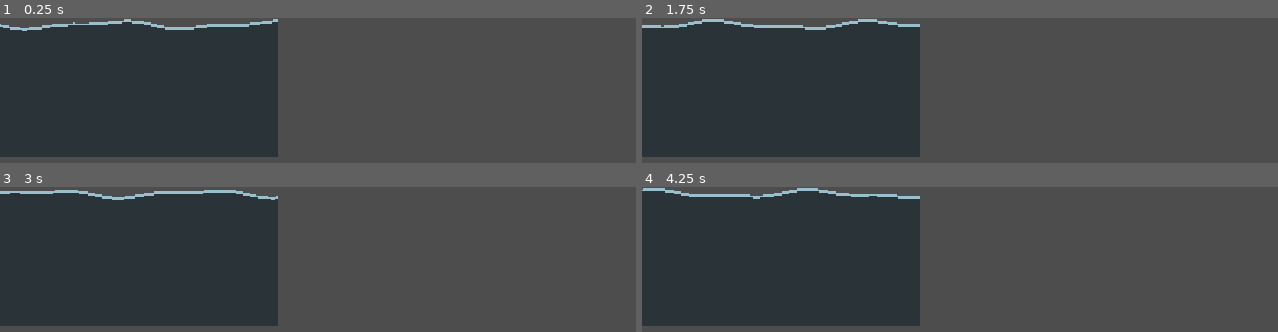
Above: before the commit, frames 1-4 (two rows, left to right).
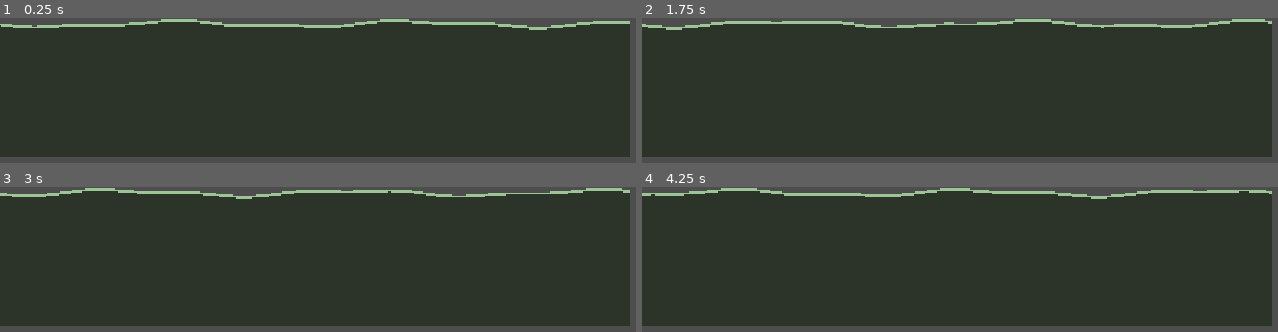
Above: after the commit, the same moments.

Repository: EthanGrane/Jamopithecus
Game: Godot game, scene res://GAME/Water/agua.tscn
Same seed, same stepped clock (60 frames per second), same inputs: the game is played once before the commit and once after it. This scene is started directly instead of the project's main scene.
Inputs:
- Up to frame 1 (0.25 s): no input
- Up to frame 2 (1.75 s): hold D (Right) from 0.53 s (still down); tap Space (Lanzar) at 0.6, 1.35 s; tap W (Salto) at 0.77, 1.52 s
- Up to frame 3 (3 s): release D (Right) at 2.03 s; hold A (Left) 2.03-2.78 s; tap Space (Lanzar) at 2.1, 2.85 s; hold D (Right) from 2.78 s (still down)
- Up to frame 4 (4.25 s): keep holding D (Right); tap W (Salto) at 3.02, 3.77 s; tap Space (Lanzar) at 3.6 s

The runs differ from the first frame. In frame 1, 53% of the frame differs, in the area x 0-100%, y 0-96%; in frame 2, 53%; in frame 3, 53%; in frame 4, 53%.

Commit message:
Player sprites changed

Diff:
--- a/GAME/Water/agua.gdshader
+++ b/GAME/Water/agua.gdshader
@@ -1,36 +1,61 @@
 shader_type canvas_item;
+
+// Agua sencilla: tinte, distorsión del fondo y oleaje.
+// Va en un ColorRect, detrás del player y delante del fondo.
+//
+// Todo se calcula en PÍXELES DE MUNDO, así que puedes estirar el
+// rectángulo o poner varios pegados en X y la ola continúa sin cortes.
 
 uniform sampler2D pantalla : hint_screen_texture, filter_linear;
 
 uniform vec4 color_agua : source_color = vec4(0.35, 0.55, 0.62, 1.0);
 uniform vec4 color_linea : source_color = vec4(0.60, 0.75, 0.80, 1.0);
 uniform float opacidad : hint_range(0.0, 1.0) = 0.7;
-uniform float amplitud : hint_range(0.0, 0.1) = 0.02;
+
+uniform float longitud_ola : hint_range(10.0, 500.0) = 90.0;  // píxeles de cresta a cresta
+uniform float amplitud : hint_range(0.0, 40.0) = 4.0;         // píxeles de alto
 uniform float velocidad : hint_range(0.0, 4.0) = 1.0;
-uniform float distorsion : hint_range(0.0, 0.02) = 0.004;
-uniform float grosor_linea : hint_range(0.0, 0.05) = 0.008;
+
+uniform float grosor_linea : hint_range(0.0, 20.0) = 2.0;     // píxeles
+uniform float distorsion : hint_range(0.0, 20.0) = 3.0;       // píxeles
+uniform float longitud_temblor : hint_range(10.0, 300.0) = 60.0;
+
+varying vec2 mundo;     // posición en el mundo, en píxeles
+varying vec2 local_px;  // posición dentro del rectángulo, en píxeles
+
+
+void vertex() {
+	// En un ColorRect, VERTEX ya viene en píxeles: 0,0 es su esquina superior izquierda
+	local_px = VERTEX;
+	mundo = (MODEL_MATRIX * vec4(VERTEX, 0.0, 1.0)).xy;
+}
+
 
 void fragment() {
+	// Dos senos con longitudes que no son múltiplos entre sí,
+	// así el patrón tarda mucho en repetirse y no canta.
+	// Al ir sobre 'mundo.x', dos charcos pegados encajan solos.
+	float ola = sin(mundo.x / longitud_ola * TAU + TIME * velocidad) * amplitud
+	          + sin(mundo.x / (longitud_ola * 0.43) * TAU - TIME * velocidad * 0.6) * amplitud * 0.5;
 
-	// Waves
-	float ola = sin(UV.x * 11.0 + TIME * velocidad) * amplitud
-	          + sin(UV.x * 23.0 - TIME * velocidad * 0.6) * amplitud * 0.5;
+	// Altura de la superficie medida desde el borde de arriba del rectángulo
 	float superficie = amplitud * 2.0 + ola;
 
-	if (UV.y < superficie) {
+	// Por encima de la ola no hay nada
+	if (local_px.y < superficie) {
 		discard;
 	}
 
-	// Back Distorision
+	// El fondo, temblando
 	vec2 uv = SCREEN_UV;
-	uv.x += sin(UV.y * 30.0 + TIME * 0.8) * distorsion;
+	uv.x += sin(mundo.y / longitud_temblor * TAU + TIME * 0.8) * distorsion * SCREEN_PIXEL_SIZE.x;
 	vec3 fondo = texture(pantalla, uv).rgb;
 
-	// Tint
+	// Oscurecer y teñir el fondo, no pintar encima
 	vec3 col = mix(fondo, fondo * color_agua.rgb, opacidad);
 
-	// Foam Line
-	if (UV.y < superficie + grosor_linea) {
+	// La línea de superficie
+	if (local_px.y < superficie + grosor_linea) {
 		col = color_linea.rgb;
 	}
 
--- a/GAME/Water/agua.tscn
+++ b/GAME/Water/agua.tscn
@@ -4,17 +4,20 @@
 
 [sub_resource type="ShaderMaterial" id="ShaderMaterial_agua"]
 shader = ExtResource("1_agua")
-shader_parameter/color_agua = Color(0.35, 0.55, 0.62, 1)
-shader_parameter/color_linea = Color(0.6, 0.75, 0.8, 1)
+shader_parameter/color_agua = Color(0.39406818, 0.53358614, 0.3160736, 1)
+shader_parameter/color_linea = Color(0.61158615, 0.7725087, 0.58828825, 1)
 shader_parameter/opacidad = 0.7
-shader_parameter/amplitud = 0.02
-shader_parameter/velocidad = 1.0
+shader_parameter/longitud_ola = 344.1490158720775
+shader_parameter/amplitud = 3.4490001638275
+shader_parameter/velocidad = 0.54400002584
+shader_parameter/grosor_linea = 3.8370001822575
 shader_parameter/distorsion = 0.004
-shader_parameter/grosor_linea = 0.02000000095
+shader_parameter/longitud_temblor = 60.0
 
 [node name="Agua" type="ColorRect" unique_id=875838277]
 z_index = -1
+texture_repeat = 2
 material = SubResource("ShaderMaterial_agua")
-offset_right = 400.0
+offset_right = 908.0
 offset_bottom = 200.0
 mouse_filter = 2
